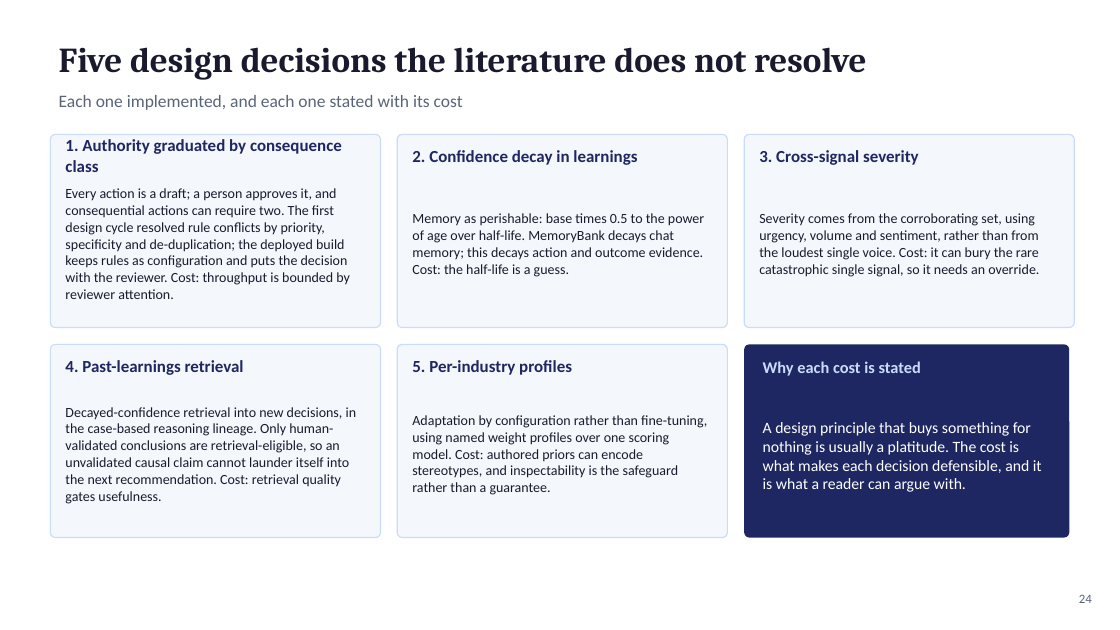
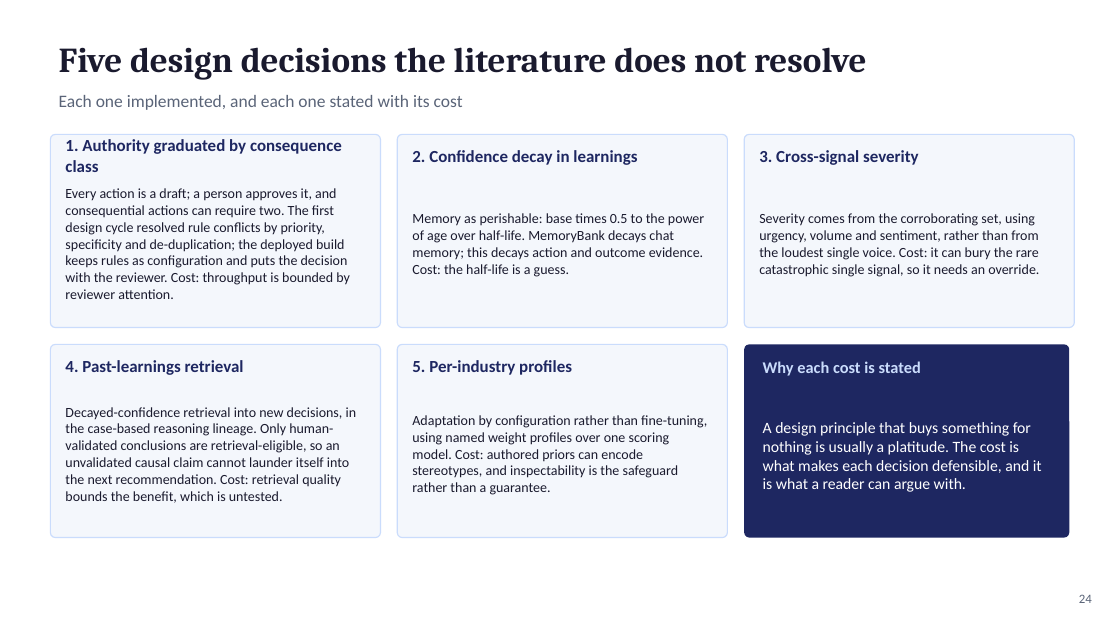
Before and after one commit to fogu13/CLARA, a slide deck: slide 24 of thesis/defense/defense_deck.pptx. Drawn at 1120x630 pixels with LibreOffice and Linux fonts; fonts in the diff are those of the drawing. Boxes give left, top, right and bottom in pixels: in the first picture for what was removed or moved away, otherwise in the second. Text is boxed around its words. In the diff, an @@ line names an element or a change of style, - is before the commit and + after.

```diff
--- a/thesis/defense/defense_deck.pptx
+++ b/thesis/defense/defense_deck.pptx
@@ text at [65,407,357,503]: text changed @@
-Decayed-confidence retrieval into new decisions, in the case-based reasoning lineage. Only human-validated conclusions are retrieval-eligible, so an unvalidated causal claim cannot launder itself into the next recommendation. Cost: retrieval quality gates usefulness.
+Decayed-confidence retrieval into new decisions, in the case-based reasoning lineage. Only human-validated conclusions are retrieval-eligible, so an unvalidated causal claim cannot launder itself into the next recommendation. Cost: retrieval quality bounds the benefit, which is untested.
```
Also in this commit, not shown: 18 other slides changed, 6 other files.
